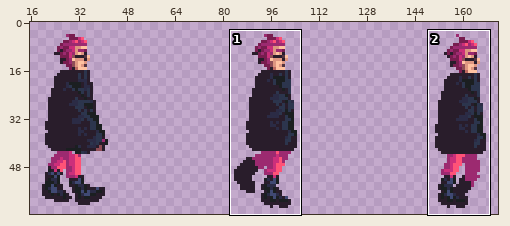
One commit to this sprite sheet: GameJam Arte/Assets/-------PROJECT-------/Graphics/Character/walk.png. The picture above shows the old version from afar; the outline marks the close-up.
Close-up. Before the edit:
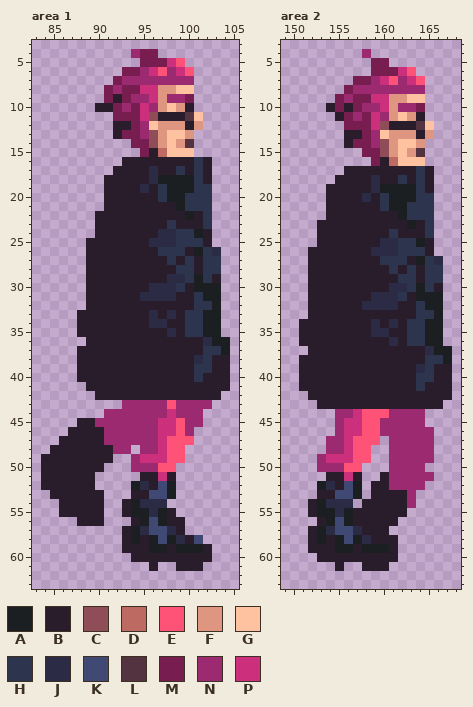
The file is 192x64 pixels. Shown: area 1: x 83..105, y 3..63; area 2: x 149..168, y 3..63. The wide view leaves out empty margins. The commit also changed other parts of the picture, which this record leaves out.
Palette (. is transparent): A #1b1f21  B #291d2b  C #8f4d57  D #bd6a62  E #ff5277  F #de9681  G #ffc2a1  H #2c354d  J #2b2b45  K #404973  L #52333f  M #781d4f  N #9c2a70  P #cc2f7b
Pixels before, area 1, first column x 84:
 4 ..........NMM........
 5 ...........MMMPE.....
 6 .........MMNPENPE....
 7 ........MNNNNNNNN....
 8 .......MNMMPPFFGG....
 9 .......MBMNNPFNNM....
10 ......BBMNMPNFGFB....
11 ........MMMPCBBBLG...
12 ........BBMNGFFFBF...
13 ........BMMNCFGGF....
14 ..........MMCFGFL....
15 ...........MBDGGG....
16 .........BBBBBBBBHB..
17 ........BBBBJBBHBHB..
18 .......BBBBBJAAAAHB..
19 .......BBBBJBHAAAHH..
20 .......BBBBBBHAAHHH..
21 .......BBBBBBBBAHHH..
22 ......BBBBBBBBBBABH..
23 ......BBBBBBBBHBBBH..
24 ......BBBBBBBJJHHAB..
25 .....BBBBBBBJJJHHHB..
26 .....BBBBBBBBHHHBAHJ.
27 .....BBBBBBBBBHBHBHH.
28 .....BBBBBBBBBBHHBHH.
29 .....BBBBBBBBBJJHAHB.
30 .....BBBBBBBJJJHBAAA.
31 .....BBBBBBJJJJBBHAA.
32 .....BBBBBBBBBBBBHHA.
33 ....BBBBBBBBJBJBHHAA.
34 ....BBBBBBBBJJBBHHAA.
35 ....BBBBBBBBBBJBHHAA.
36 .....BBBBBBBBBBBBBJAA
37 ....BBBBBBBBBBBBBBHHA
38 ....BBBBBBBBBBBBBJHBB
39 ....BBBBBBBBBBBBBHHBB
40 ....BBBBBBBBBBBBBHBBB
41 .....BBBBBBBBBBBBBBBB
42 ......BBBBBBBBBBBBBB.
43 .........NNNNNENNNN..
44 .......NNNNNNNPNNN...
45 ....BBNNNNNNNPPENN...
46 ...BBBBNNNNNNPPEN....
47 ..BBBBBNNNNNNPEEE....
48 .BBBBBBBNN.NNPEE.....
49 BBBBBBBB..NPPPEE.....
50 BBBBBBB...NNNEE......
51 BBBBBB.....BBPB......
52 BBBBBB....AJBKA......
53 .BBBBBB...BBKKA......
54 ..BBBBB..BAJJJ.......
55 ..BBBBB..BAAJAB......
56 ....BBB...BAKABB.....
57 .........BAJKKJB.....
58 .........BABAKAJBK...
59 .........BBBAABAAAB..
60 ..........BBBBBBBBB..
61 ............B..BBB...
Pixels before, area 2, first column x 151:
 4 .......N.........
 5 ........MM.......
 6 ........MMMPE....
 7 ......MMNPENPE...
 8 .....MNNNNNNNN...
 9 ....MNMMPPFFGG...
10 ...BMBMNNPFNNM...
11 ....BMNMPNFGFB...
12 .....MMMPCBBBLG..
13 .....BBMNGFFFBF..
14 .....BMMNCFGGF...
15 .......MMCFGFL...
16 ........MBDGGG...
17 .....BBBBBBBBHB..
18 ....BBBBJBBHBHB..
19 ...BBBBBJAAAAHB..
20 ...BBBBJBHAAAHH..
21 ...BBBBBBHAAHHH..
22 ...BBBBBBBBAHHH..
23 ..BBBBBBBBBBABH..
24 ..BBBBBBBBHBBBH..
25 ..BBBBBBBJJHHAB..
26 .BBBBBBBJJJHHHB..
27 .BBBBBBBBHHHBAHJ.
28 .BBBBBBBBBHBHBHH.
29 .BBBBBBBBBBHHBHH.
30 .BBBBBBBBBJJHAHB.
31 .BBBBBBBJJJHBAAA.
32 .BBBBBBJJJJBBHAA.
33 .BBBBBBBBBBBBHHA.
34 BBBBBBBBJBJBHHAA.
35 BBBBBBBBJJBBHHAA.
36 BBBBBBBBBBJBHHAA.
37 .BBBBBBBBBBBBBJAA
38 BBBBBBBBBBBBBBHHA
39 BBBBBBBBBBBBBJHBB
40 BBBBBBBBBBBBBHHBB
41 BBBBBBBBBBBBBHBBB
42 .BBBBBBBBBBBBBBBB
43 ..BBBBBBBBBBBBBB.
44 ....NNPEEENNNN...
45 ....NPPEENNNNN...
46 ....NPPEENNNNNN..
47 ...NNPEEE.NNNNN..
48 ...NNPEE..NNNNN..
49 ..NPPPEE..NNNNN..
50 ..NNNEE...NNNN...
51 ...BBPB..BNNNNN..
52 ..AJBKA.BBNNNN...
53 ..BBKKA.BBBBN....
54 .BAJJJ.BBBBBN....
55 .BAAJABBBBBB.....
56 ..BAKABBBBB......
57 .BAJKKJBBB.......
58 .BABAKAJBBB......
59 .BBBAABAAAB......
60 ..BBBBBBBBB......
61 ....B..BBB.......
Once edited:
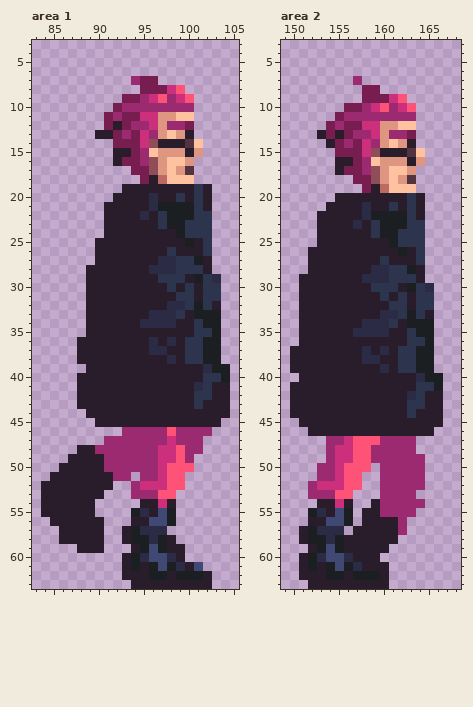
The exact change:
Changed rows in their new state; - is an unchanged pixel.
Area 1:
first column x 84:
 4 ----------...--------
 5 -----------.....-----
 6 ---------........----
 7 --------..-MM....----
 8 -------....MMMPE.----
 9 -------..-M--E-PE----
10 ------..--NN-NNNN----
11 -------MN---PFFGG.---
12 -------M-MN-P-NNM.---
13 ------BBMN-PN--FB----
14 --------MM-P-BBB-G---
15 --------BBMNGFFFBF---
16 --------BMMNCFGGF..--
17 --------..MMCFGFL..--
18 -------....MBDGGG..--
19 -------..--B-BBBB-B--
20 -------.----JBBHB-B--
21 ------------JAA-A-B--
22 ------.----J-HAA-H---
23 ------.------HAAHH---
24 ------.------BBA-HH--
25 -----.------BBBBABH--
26 -----.-------B-B-B-.-
27 -----.-------JJH-AB.-
28 ------------JJJ--HB.-
29 -------------HHHB--J-
30 ------------BBHBHBHH-
31 -----------BBBBHHBHH-
32 --------------JJHA-B-
33 ----.--------J-HBA---
34 ----.------J--J-B----
35 ----.---------B-B-H--
36 ----B-------J-J-HHA-.
37 ------------JJ--HHAA.
38 --------------J-HHAA.
39 ----.------------BJAA
40 -----------------BHHA
41 ----B------------JH--
42 ----BB-----------HH-B
43 ----BBBBBBBBBBBBBHBBB
44 -----BBBBBBBBBBBBBBBB
45 ----..BBBBBBBBBBBBBB-
46 ---......----NEN-NN--
47 --.....------NPNNN---
48 -...--NN--N---P-NN---
49 ...----NNN-NN-P-N----
50 ..-----NNN---P-EE----
51 .-----BBNN-NN-EE-----
52 ------BB--NPPPEE-----
53 B---------NNNEE------
54 BB----.--..BBPB------
55 BB----.--.-JBKA------
56 -BBB-------B-KA.-----
57 --BBBBB-----JJ..-----
58 --BBBBB----AJAB...---
59 ----BBB--.-AK--B...--
60 ---------BAJKKJ-...--
61 ---------BABAKAJ-K---
62 ---------BBBAABAAAB--
63 ----------BBBBBBBBB--
Area 2:
first column x 150:
 4 --------.---------
 5 ---------..-------
 6 ---------.....----
 7 -------N.......---
 8 ------..MM.....---
 9 -----...-MMPE..---
10 ----..M--PENPE.---
11 -----MN-NN-NNN.---
12 ----MN--P-FFGG..--
13 ---BMBMNNPFNNM..--
14 ----BMN-P-FGFB.---
15 -----MMMPCBBBLG---
16 -----BBMNGFFFBF---
17 -----BMMNCFGGF..--
18 -----..MMCFGFL..--
19 ----....MBDGGG..--
20 ----.---B-BBBHB.--
21 --------J-BHB-B.--
22 ---B----JAAA--B.--
23 -------J-HAAAHH.--
24 ---------HAAHHH.--
25 ----------BA--H.--
26 ---------BBBAB-.--
27 -----------BB-H..-
28 ---------JJ-HA-..-
29 -B------JJJH---..-
30 -B-------HHHBAHJ.-
31 -B-------BHB--HH.-
32 -B------BBBHH--H.-
33 -B--------JJHA-B.-
34 --------J-JH-AA-.-
35 -------JJ-----A-.-
36 -----------B----.-
37 BB------J-J-HHAA..
38 B-------JJ--HHAA..
39 B---------J-HHAA..
40 --------------JAA.
41 B--------------HA.
42 BB-----------JH--.
43 BBB----------HH---
44 BBBBBBBBBBBBBHBBB-
45 -BBBBBBBBBBBBBBBB-
46 --BBBBBBBBBBBBBB--
47 ----------N---..--
48 -----P---NN---..--
49 ---.N----NN----.--
50 -----P--E-N-------
51 ---NNPEE--N----.--
52 --NPPPEE-.N-------
53 --NNNEE.-.NNN-----
54 --.BBPB-.-NNN-N---
55 --AJBK-.--NNNN----
56 --B-K--.----N-----
57 -BAJ-J.B---BN-----
58 -BA-J-BBB---------
59 ---AK-B-BBB.------
60 -BAJKKJ---..------
61 -BABAKAJ----------
62 -BBBAABAAAB-------
63 --BBBBBBBBB-------
Pixel boxes of the changes (left, top, right, bottom) in both close-ups:
changed: (41, 49, 230, 589)
changed: (290, 49, 452, 589)
